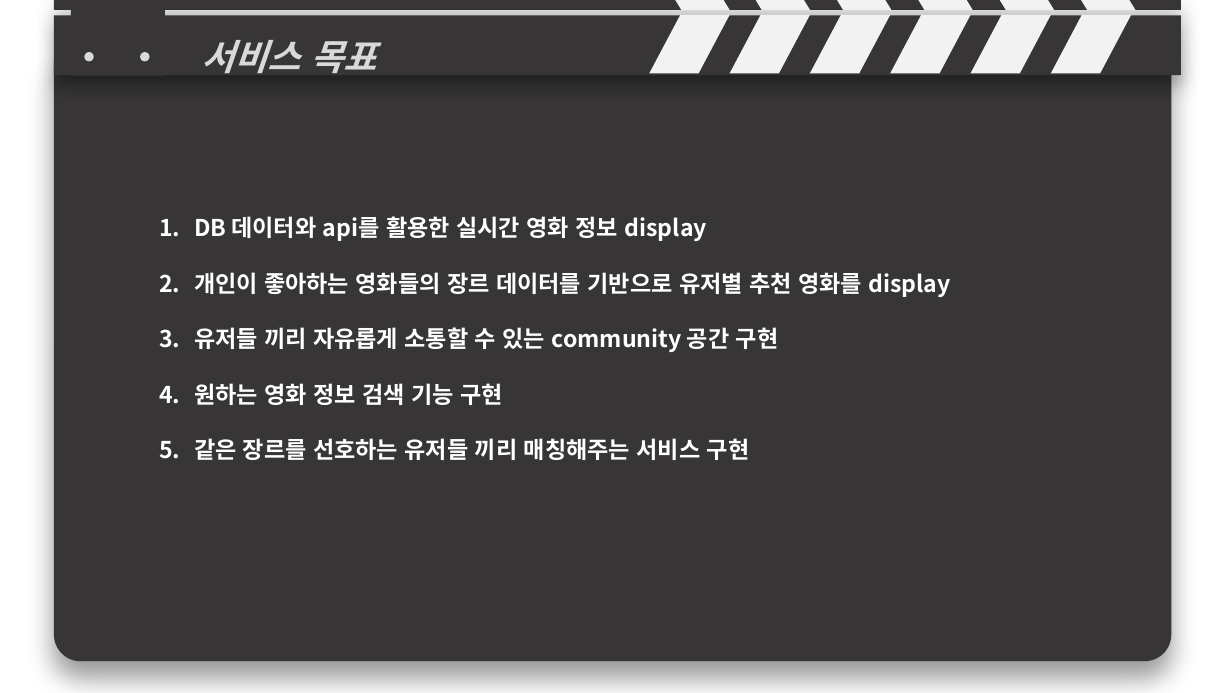
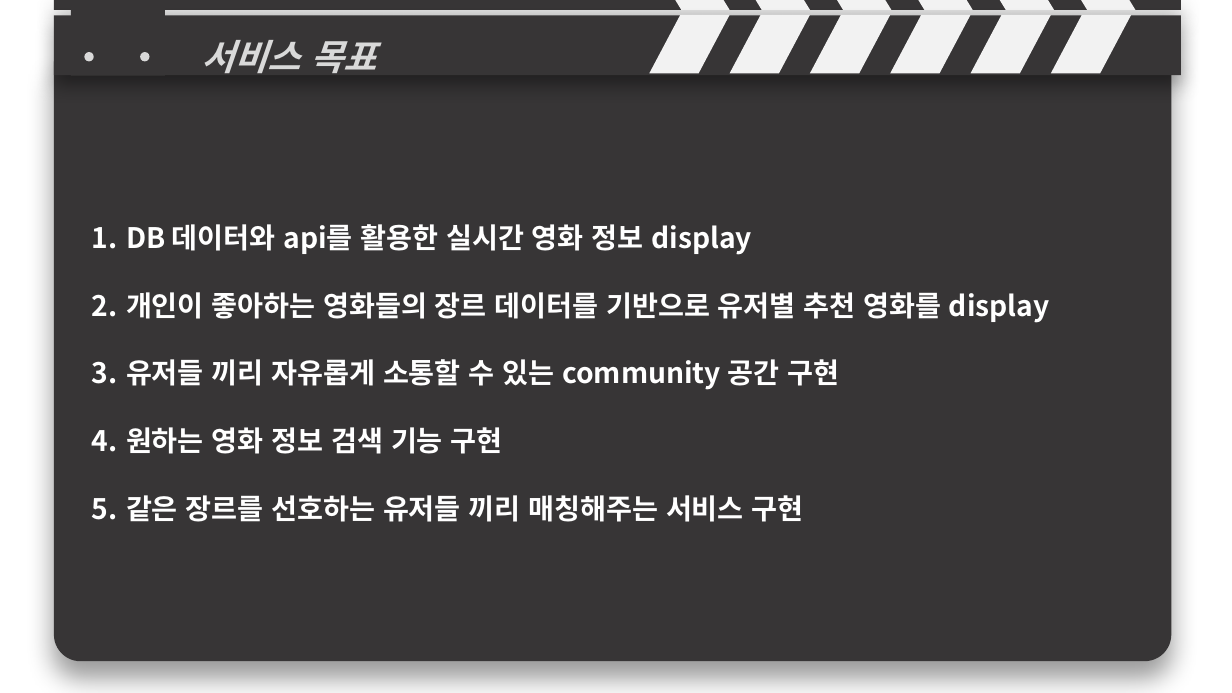
Before and after one commit to isangbin/Cloud, a slide deck: slide 3 of cloud_ppt.pptx. Drawn at 1232x693 pixels with LibreOffice and Linux fonts; fonts in the diff are those of the drawing. Boxes give left, top, right and bottom in pixels: in the first picture for what was removed or moved away, otherwise in the second. Text is boxed around its words. In the diff, an @@ line names an element or a change of style, - is before the commit and + after.

```diff
--- a/cloud_ppt.pptx
+++ b/cloud_ppt.pptx
@@ text "DB 데이터와 api를 활용한 실시간 ...": place and size @@
-text "DB 데이터와 api를 활용한 실시간 ..." at [194,216,951,460]
+text "DB 데이터와 api를 활용한 실시간 ..." at [126,224,1049,522]
@@ text "DB 데이터와 api를 활용한 실시간 ..." at [126,224,1049,522]: size 18 to 22 pt @@
```
Also in this commit, not shown: 1 other file.
